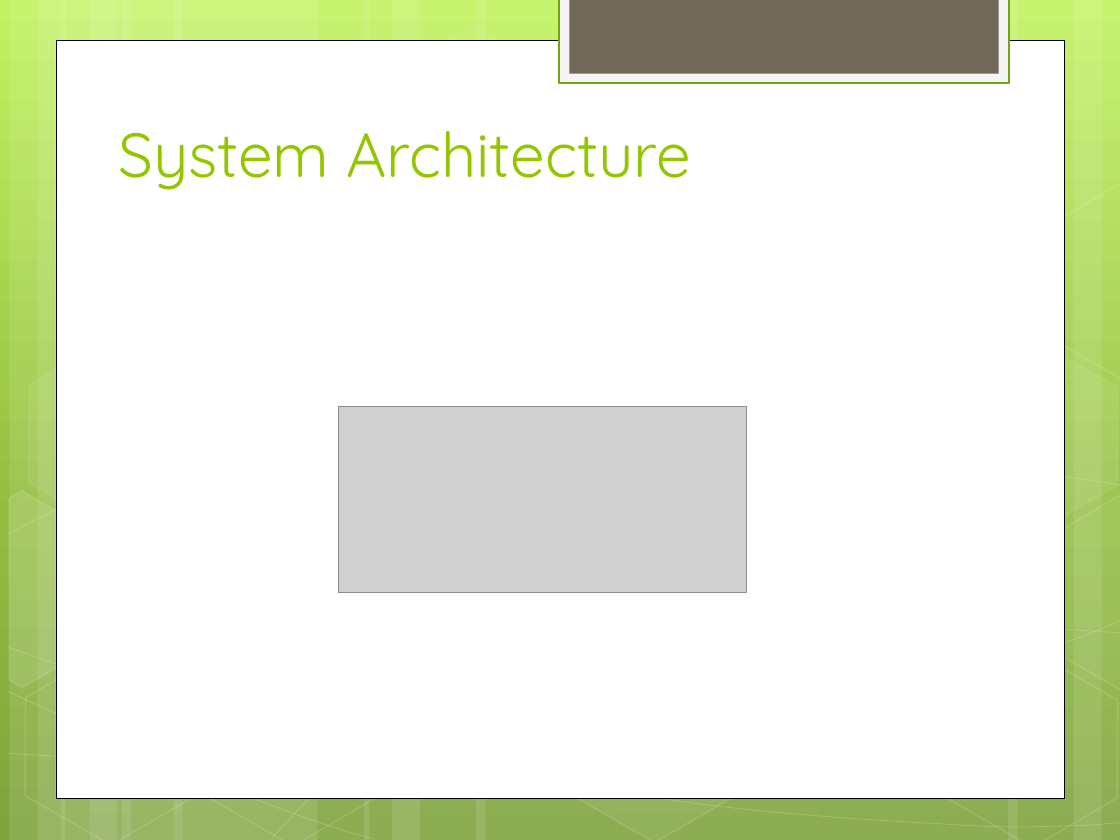
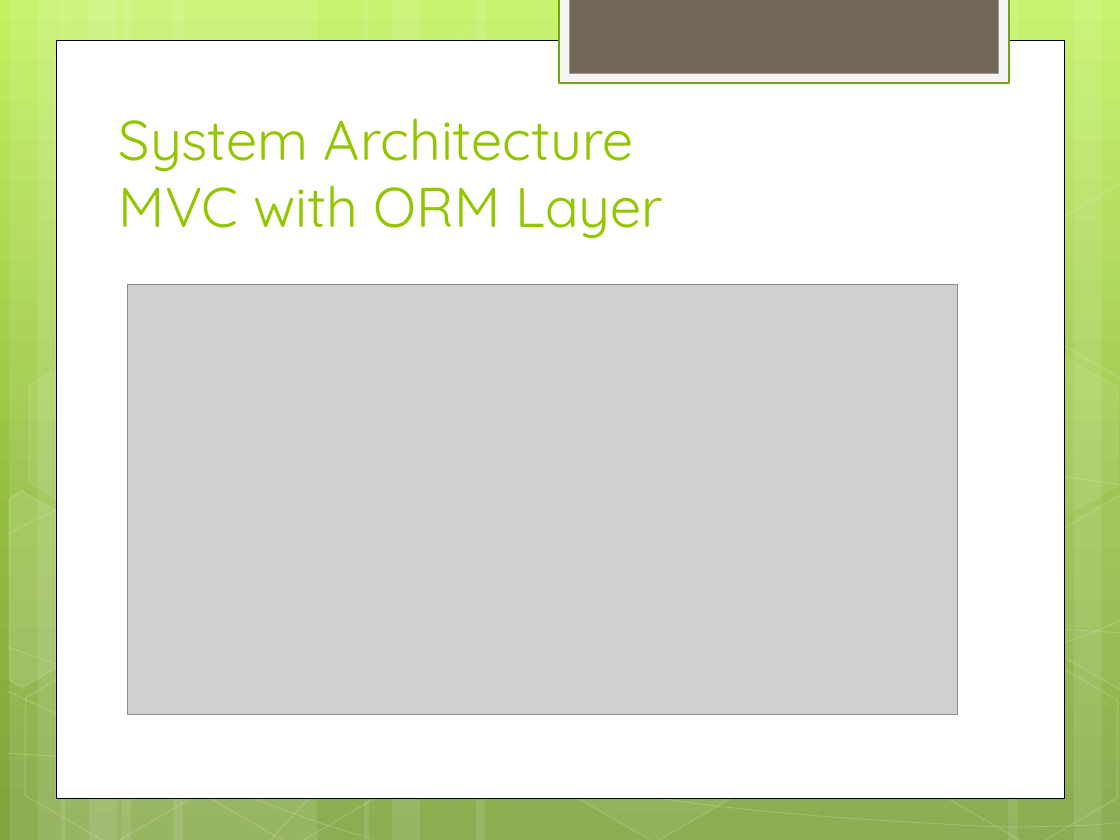
Before and after one commit to hiyenwong/cs679-b1-class-project, a slide deck: slide 24 of deliverables/final/Final Presentation.pptx. Drawn at 1120x840 pixels with LibreOffice and Linux fonts; fonts in the diff are those of the drawing; grey boxes stand for pictures. Boxes give left, top, right and bottom in pixels: in the first picture for what was removed or moved away, otherwise in the second. Text is boxed around its words. In the diff, an @@ line names an element or a change of style, - is before the commit and + after.

```diff
--- a/deliverables/final/Final Presentation.pptx
+++ b/deliverables/final/Final Presentation.pptx
@@ title at [119,118,663,239]: text changed; size 40 to 36 pt @@
-System Architecture
+System Architecture
+MVC with ORM Layer
@@ picture added at [128,284,958,715] @@
@@ picture removed at [338,407,747,594] @@
```
Also in this commit, not shown: 1 other slide changed, 2 slides added.
